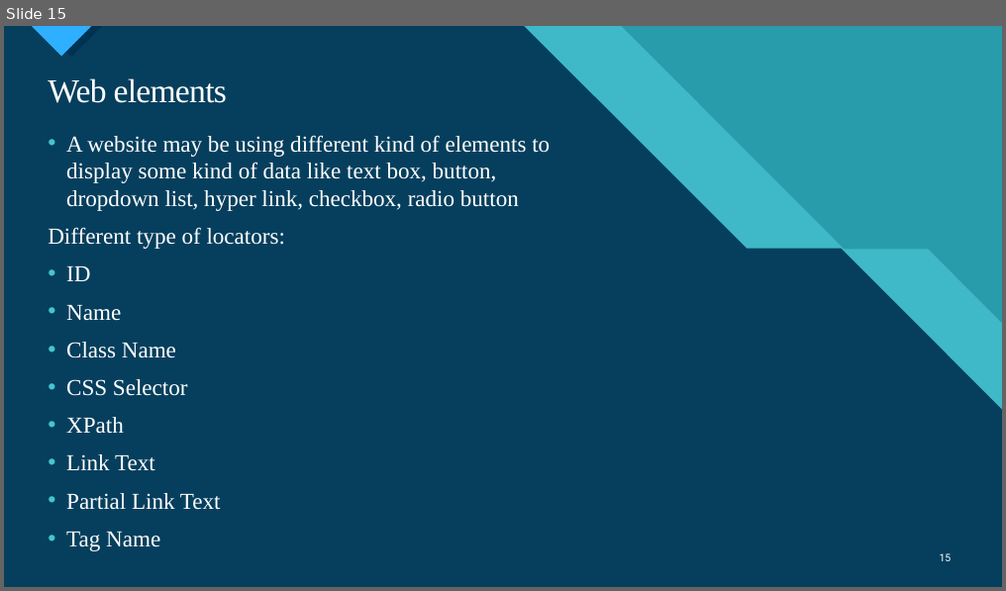
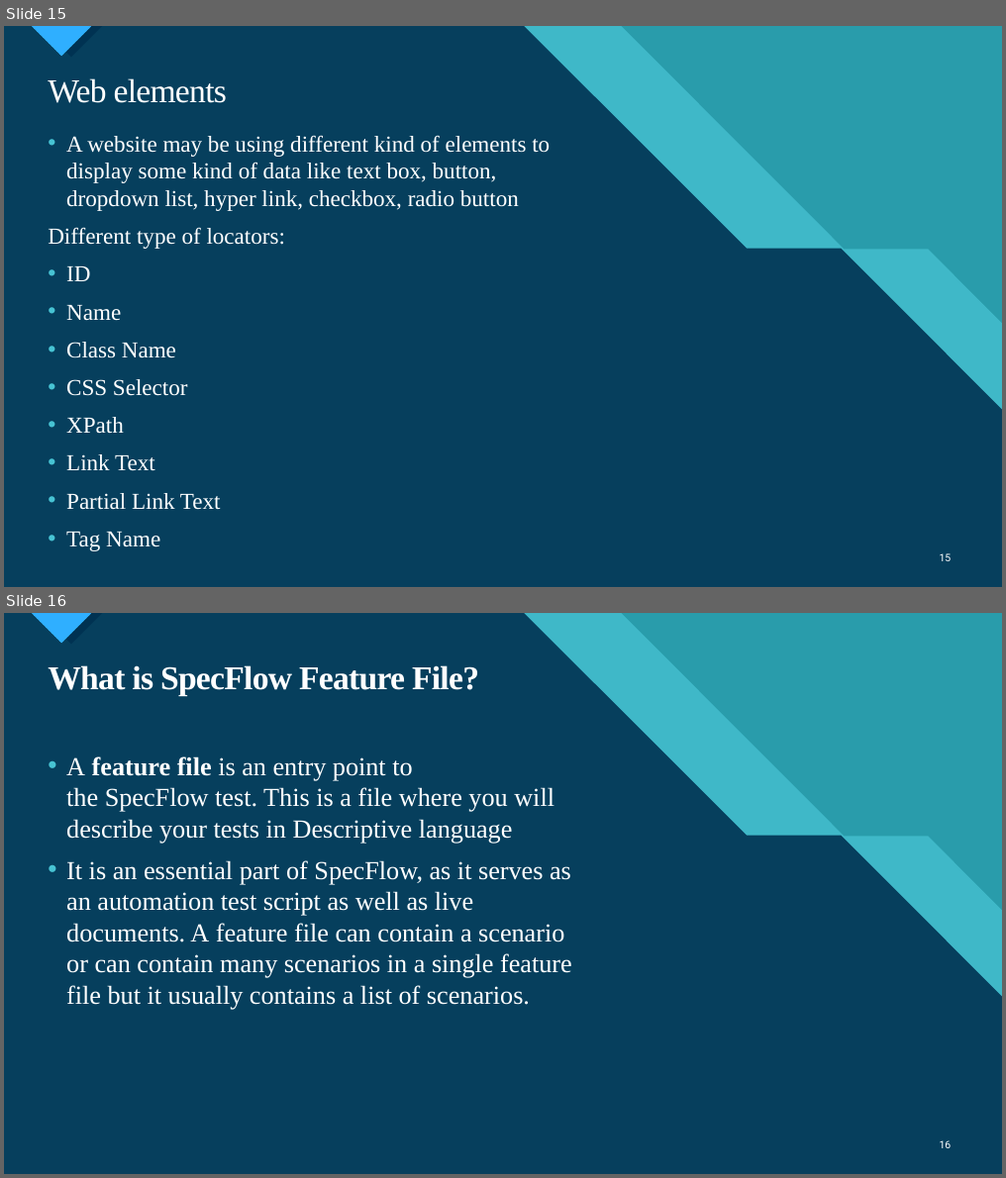
Before and after one commit to ngohungphuc/Presentation, a slide deck: Selenium/Specflow/Web Automation Test with Specflow.pptx. Shown one above the other, each under a label of ours: slide 15 before the commit, slides 15 and 16 after it. The pictures are 1006x591 and 1006x1178 pixels, drawn with LibreOffice and Linux fonts; fonts in the diff are those of the drawing. Boxes give left, top, right and bottom in pixels: in the first picture for what was removed or moved away, otherwise in the second. Text is boxed around its words. In the diff, an @@ line names an element or a change of style, - is before the commit and + after.

```diff
--- a/Selenium/Specflow/Web Automation Test with Specflow.pptx
+++ b/Selenium/Specflow/Web Automation Test with Specflow.pptx
@@ slide 16 added at [4,613,1002,1174], background #47C3D3; not listed: 14 template elements that a slide beside it also shows @@
@@ title added at [48,665,479,696], 32 pt, text #FFFFFF, bold @@
+What is SpecFlow Feature File?
@@ text added at [66,757,572,1010], 25 pt, text #FFFFFF @@
+• A feature file is an entry point to the SpecFlow test. This is a file where you will describe your tests in Descriptive language
+• It is an essential part of SpecFlow, as it serves as an automation test script as well as live documents. A feature file can contain a scenario or can contain many scenarios in a single feature file but it usually contains a list of scenarios.
@@ page number added at [940,1141,951,1149], 10 pt, text #FFFFFF @@
+16
```
Also in this commit, not shown: 1 other slide added, 9 slides removed.
